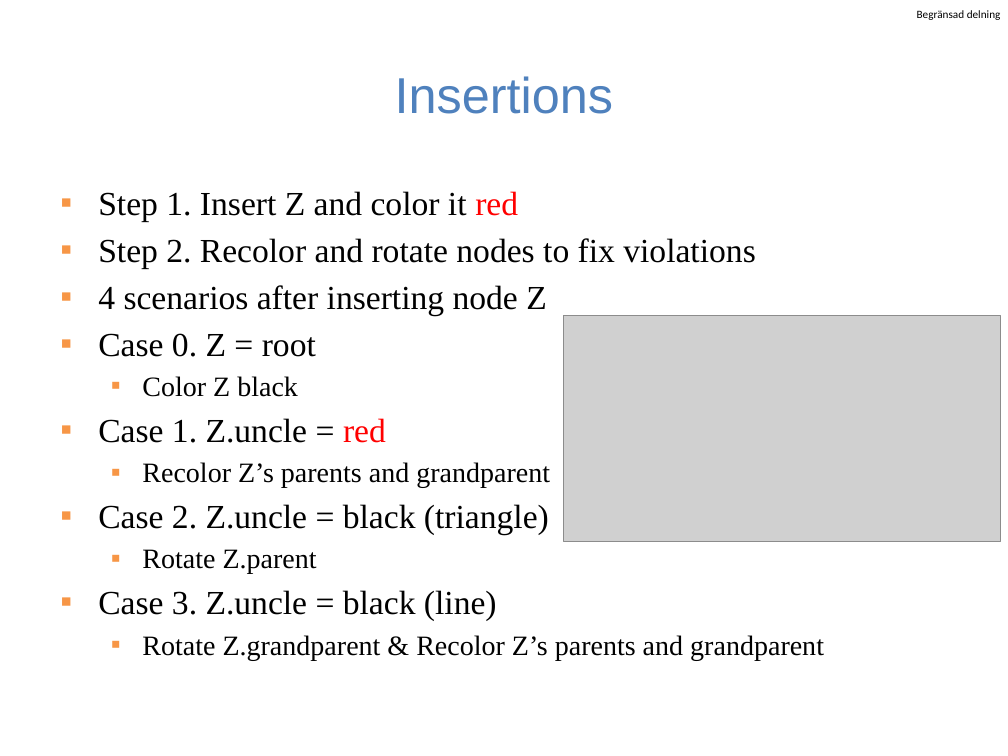
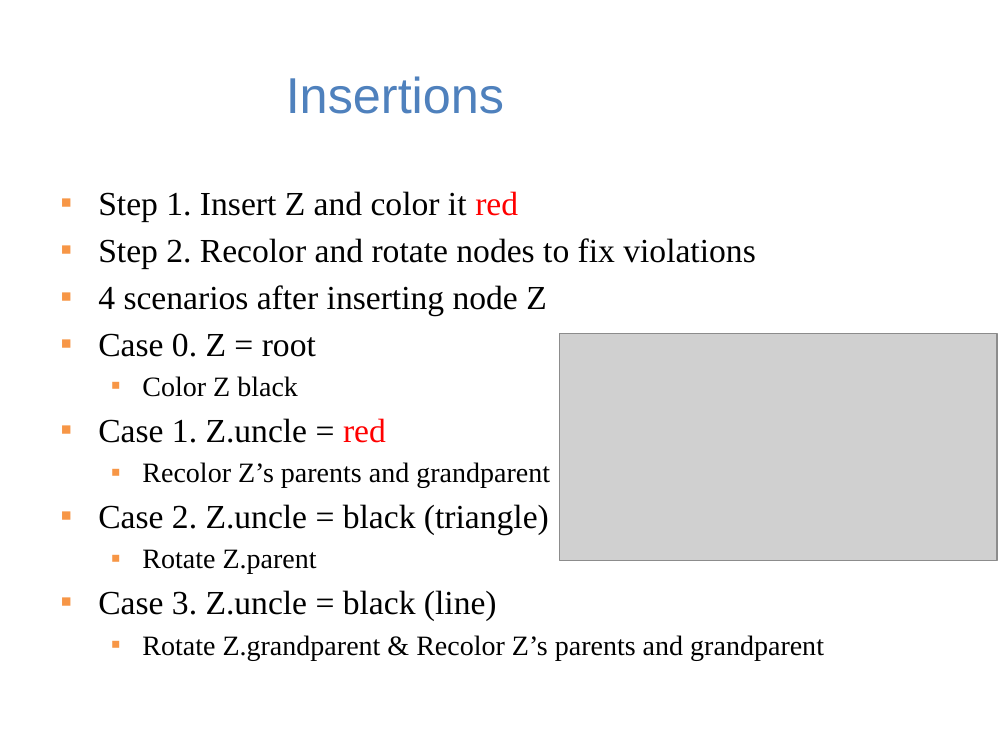
Before and after one commit to guhofstra/CSC111Fa25, a slide deck: slide 10 of PPTs/Lecture 9-red-black trees.pptx (slide 6 before the commit). Drawn at 1008x756 pixels with LibreOffice and Linux fonts; fonts in the diff are those of the drawing; grey boxes stand for pictures. Boxes give left, top, right and bottom in pixels: in the first picture for what was removed or moved away, otherwise in the second. Text is boxed around its words. In the diff, an @@ line names an element or a change of style, - is before the commit and + after.

```diff
--- a/PPTs/Lecture 9-red-black trees.pptx
+++ b/PPTs/Lecture 9-red-black trees.pptx
@@ text removed at <box>917,10,1001,20</box> @@
-Begränsad delning
@@ title "Insertions": place and size @@
-title "Insertions" at <box>395,76,613,114</box>
+title "Insertions" at <box>286,76,504,114</box>
@@ picture: place and size @@
-picture at <box>563,316,1000,541</box>
+picture at <box>559,334,997,560</box>
```
Also in this commit, not shown: 16 other slides changed, 6 slides added, 1 other file.
